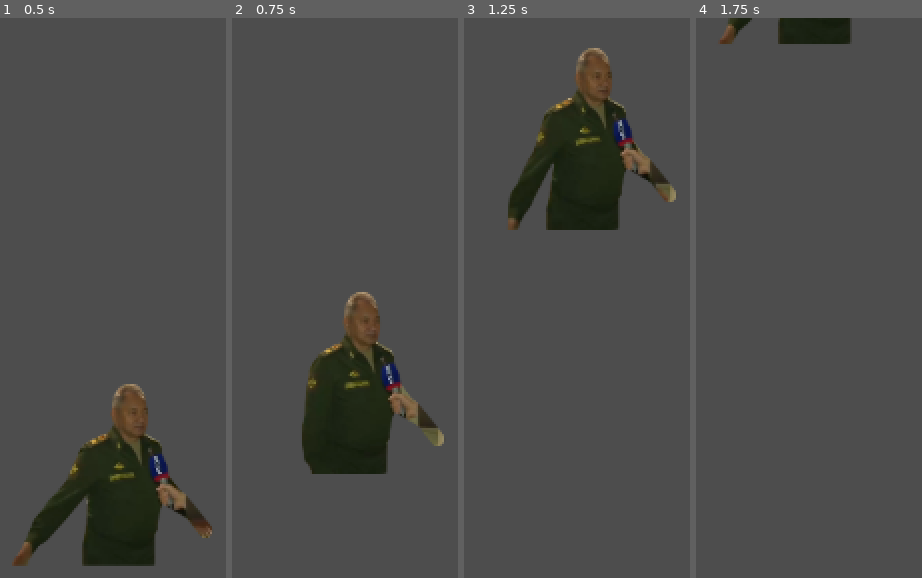
Above: before the commit, frames 1-4 (left to right).
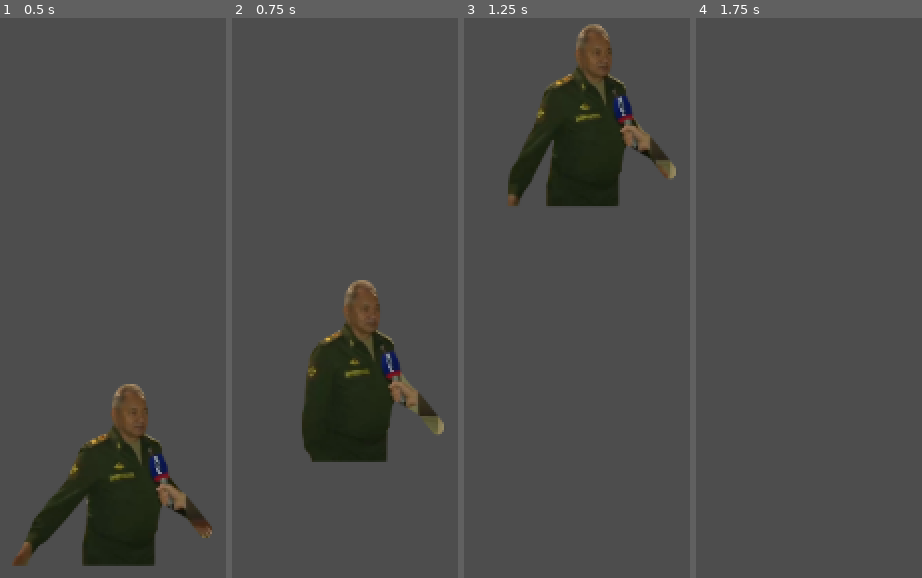
Above: after the commit, the same moments.

Repository: vibrunazo/godot_shoigu
Game: Godot game, scene res://scenes/main.tscn
Same seed, same stepped clock (60 frames per second), same inputs: the game is played once before the commit and once after it.
Inputs (mouse positions are in pixels of both pictures, inside the frame that each line leads up to):
- Up to frame 1 (0.5 s): no input
- Up to frame 2 (0.75 s): tap Enter (ui_accept) at 0.5 s; move the mouse to (outside the picture) at 0.52 s; click (outside the picture) at 0.67 s
- Up to frame 3 (1.25 s): tap Enter (ui_accept) at 0.77, 1.07 s
- Up to frame 4 (1.75 s): move the mouse to (outside the picture) at 1.27 s; click (outside the picture) at 1.42 s; tap Enter (ui_accept) at 1.52 s

Frame 1 is identical in both runs. In frame 2, 4.2% of the frame differs, in the area x 30-94%, y 46-82%; in frame 3, 8.2%, in the area x 19-94%, y 1-38%; in frame 4, 1.8%.

Commit message:
flap on click

Diff:
--- a/scenes/bird.gd
+++ b/scenes/bird.gd
@@ -15,16 +15,19 @@
 func _process(delta):
 	pass
 
-func _unhandled_key_input(event):
+func _unhandled_input(event):
+	if event is InputEventMouseButton and event.is_pressed():
+		flap()
 	if event.is_action_pressed("ui_accept"):
 		flap()
+
+
 
 func flap():
 	linear_velocity.y = -flap_power
 
 
 func looped():
-	print('looped')
 	anim.stop()
 	flap_up = !flap_up
 	if flap_up:
--- a/scenes/main.tscn
+++ b/scenes/main.tscn
@@ -9,6 +9,7 @@
 anchor_bottom = 1.0
 grow_horizontal = 2
 grow_vertical = 2
+mouse_filter = 1
 
 [node name="Bird" parent="." instance=ExtResource("1_ibgmi")]
 position = Vector2(487, 191)
